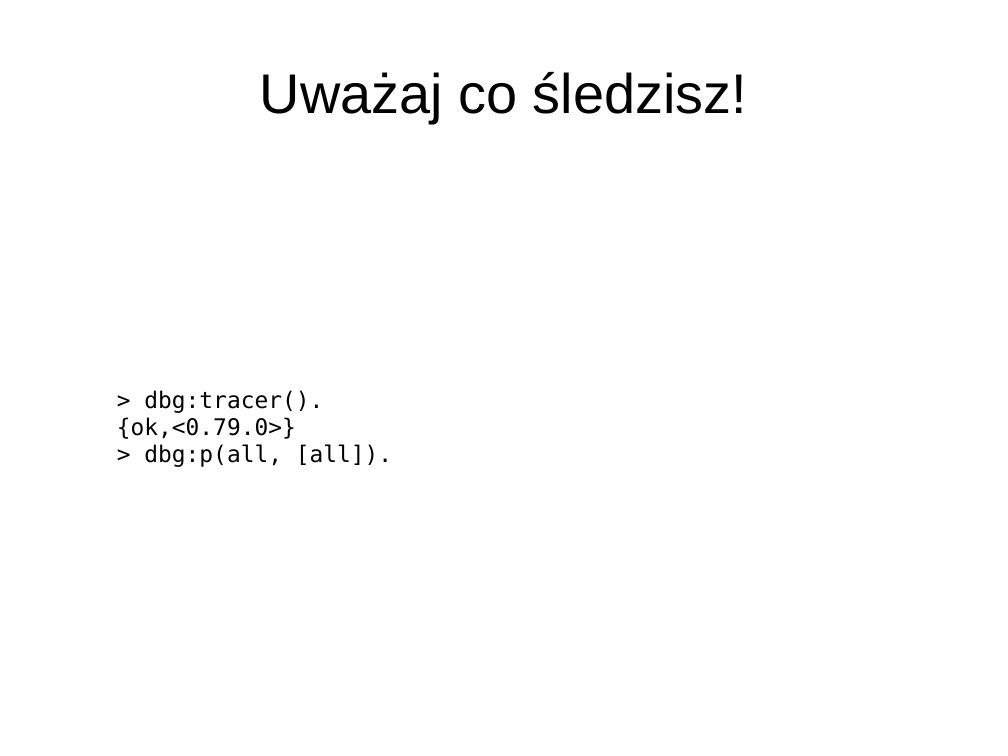
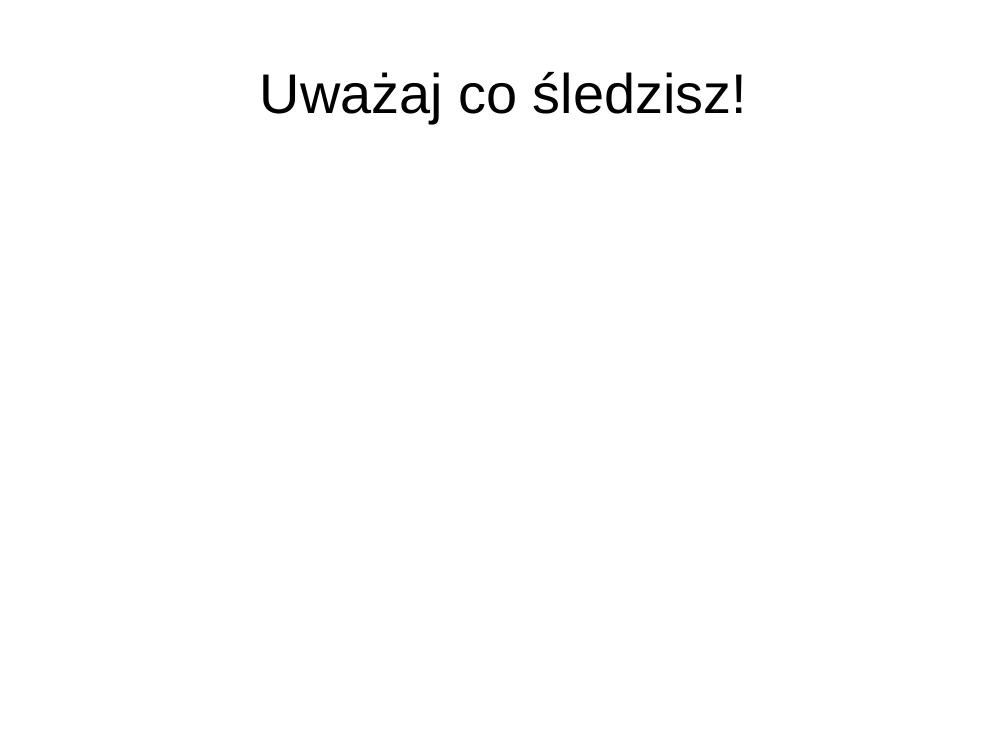
Before and after one commit to matkoniecz/erlang_dbg, a slide deck: slide 12 of Prezentacja.ppt. Drawn at 1008x756 pixels with LibreOffice and Linux fonts; fonts in the diff are those of the drawing; background and template pictures are left out. Boxes give left, top, right and bottom in pixels: in the first picture for what was removed or moved away, otherwise in the second. Text is boxed around its words. In the diff, an @@ line names an element or a change of style, - is before the commit and + after.

```diff
--- a/Prezentacja.ppt
+++ b/Prezentacja.ppt
@@ text removed at (x1=117, y1=390, x2=392, y2=467) @@
-> dbg:tracer().
-{ok,<0.79.0>}
-> dbg:p(all, [all]).
```
Also in this commit, not shown: 1 other slide changed.
